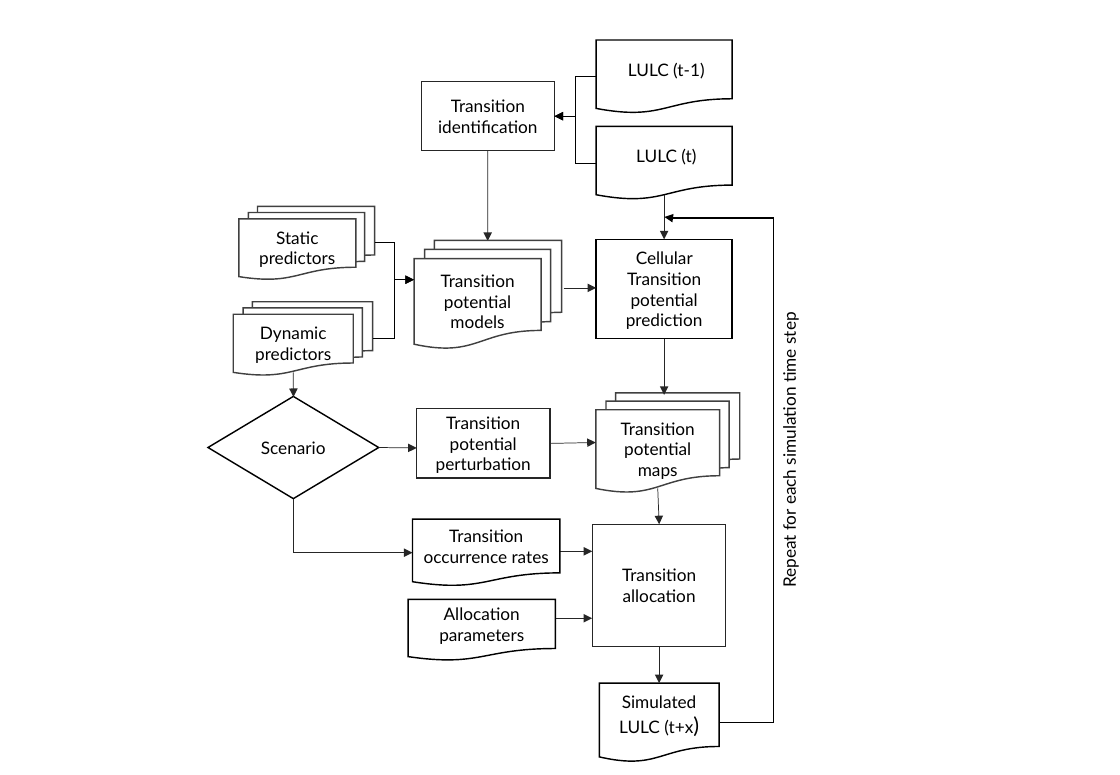
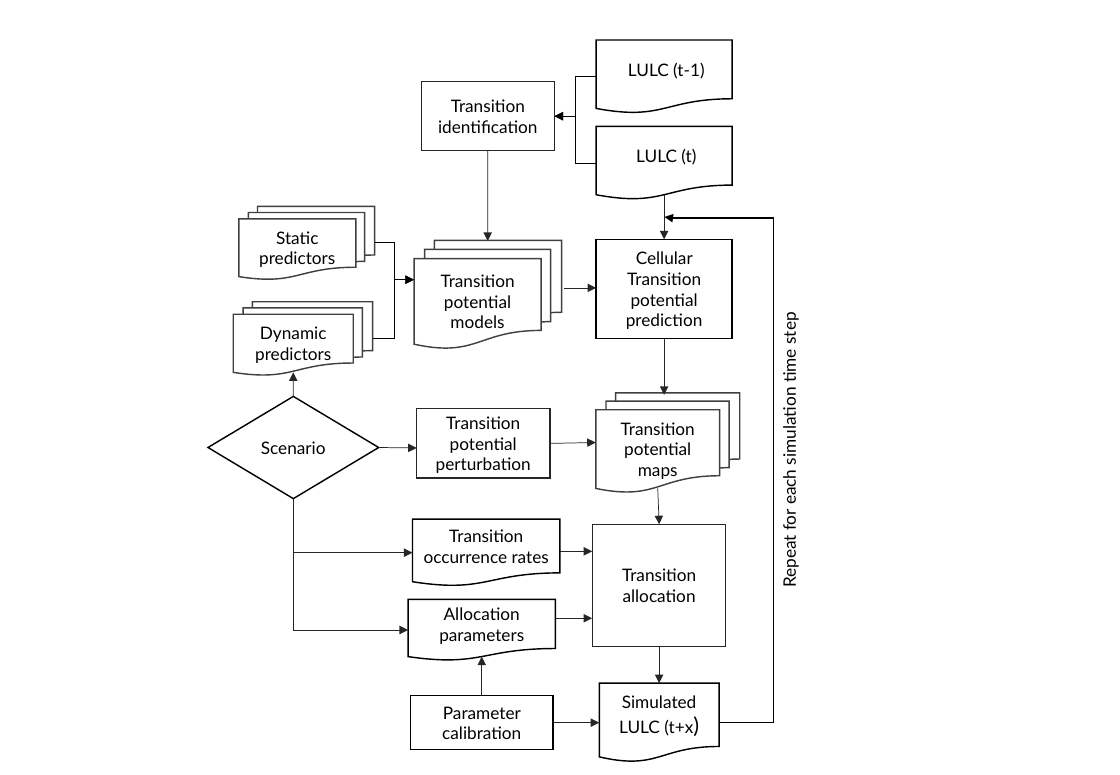
Before and after one commit to ethzplus/evoland-plus-legacy, a slide deck: slide 3 of publication/lulcc_ch_visualisations.pptx. Drawn at 1120x775 pixels with LibreOffice and Linux fonts; fonts in the diff are those of the drawing. Boxes give left, top, right and bottom in pixels: in the first picture for what was removed or moved away, otherwise in the second. Text is boxed around its words. In the diff, an @@ line names an element or a change of style, - is before the commit and + after.

Commit message:
Updated calibration of allocation parameters and spatial prob perturbation process

```diff
--- a/publication/lulcc_ch_visualisations.pptx
+++ b/publication/lulcc_ch_visualisations.pptx
@@ arrow moved from (294, 372) - (294, 397) to (294, 397) - (294, 372) @@
@@ elbow arrow added from (294, 500) to (408, 631), #262626 0.5 pt @@
@@ arrow added from (482, 696) to (482, 657), #262626 0.5 pt @@
@@ rectangle added at box(411, 696, 553, 750), fill #FFFFFF, outline #000000 1 pt, 12 pt, text #000000 @@
+Parameter calibration
@@ arrow added from (553, 723) to (600, 723), #262626 0.5 pt @@
```
Also in this commit, not shown: 27 other files.
